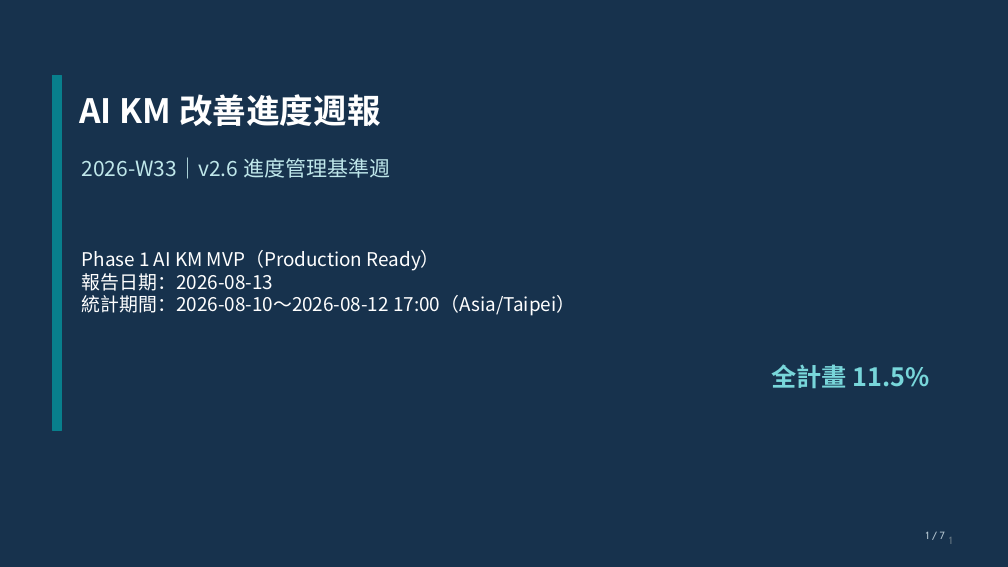
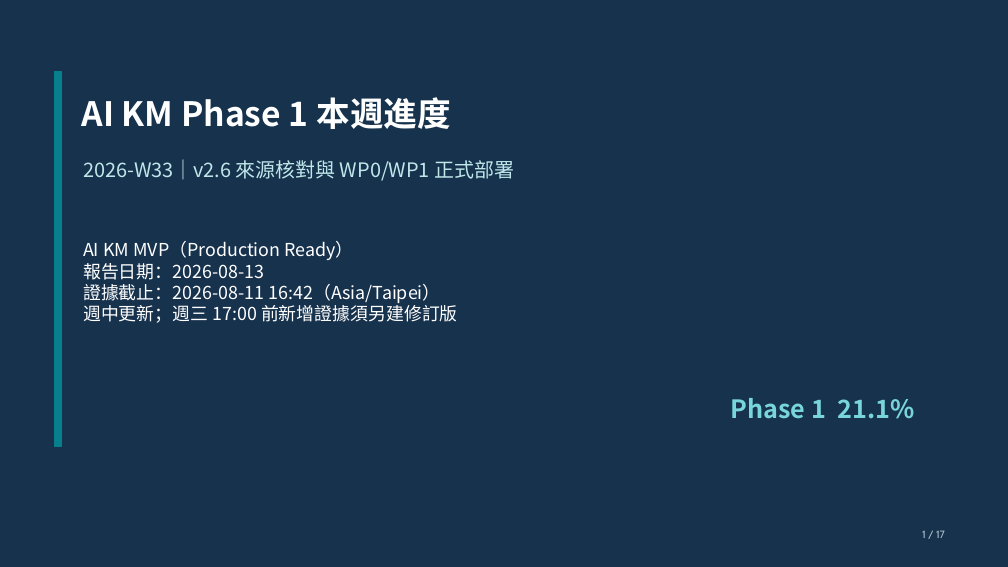
Before and after one commit to kyocarlos/knowledge-base-agent-source, a slide deck: slide 1 of docs/AI-KM-Phase1-Weekly-2026-W33-v2.6.pptx. Drawn at 1008x567 pixels with LibreOffice and Linux fonts; fonts in the diff are those of the drawing. Boxes give left, top, right and bottom in pixels: in the first picture for what was removed or moved away, otherwise in the second. Text is boxed around its words. In the diff, an @@ line names an element or a change of style, - is before the commit and + after.

```diff
--- a/docs/AI-KM-Phase1-Weekly-2026-W33-v2.6.pptx
+++ b/docs/AI-KM-Phase1-Weekly-2026-W33-v2.6.pptx
@@ rectangle removed at <box>0,0,1008,567</box> @@
@@ rectangle: place and size @@
-rectangle at <box>53,76,61,431</box>
+rectangle at <box>54,72,62,446</box>
@@ text at <box>82,97,451,129</box>: text changed @@
-AI KM 改善進度週報
+AI KM Phase 1 本週進度
@@ text at <box>83,159,514,181</box>: text changed; size 20 to 19 pt @@
-2026-W33｜v2.6 進度管理基準週
+2026-W33｜v2.6 來源核對與 WP0/WP1 正式部署
@@ text "AI KM MVP（Production Ready）": place and size @@
-text "AI KM MVP（Production Ready）" at <box>82,250,575,316</box>
+text "AI KM MVP（Production Ready）" at <box>83,241,458,323</box>
@@ text at <box>83,241,354,260</box>: text changed; size 18 to 17 pt @@
-Phase 1 AI KM MVP（Production Ready）
+AI KM MVP（Production Ready）
@@ text at <box>83,263,264,280</box>: size 18 to 17 pt in "報告日期：2026-08-13" @@
@@ text at <box>83,284,458,323</box>: text changed; size 18 to 17 pt @@
-統計期間：2026-08-10～2026-08-12 17:00（Asia/Taipei）
+證據截止：2026-08-11 16:42（Asia/Taipei）
+週中更新；週三 17:00 前新增證據須另建修訂版
@@ text removed at <box>771,364,930,389</box> @@
-全計畫 11.5%
@@ text added at <box>731,398,915,419</box>, 24 pt, text #78D6DA, bold @@
+Phase 1 21.1%
@@ text "1 / 17" at <box>922,530,945,538</box>: vertical alignment top to middle @@
@@ text at <box>922,530,945,538</box>: text changed; text colour #667783 to #AFC1CD @@
-1
+1 / 17
@@ text removed at <box>949,537,953,544</box> @@
-1 / 7
```
Also in this commit, not shown: 2 other slides changed, 14 slides added, 4 slides removed.
